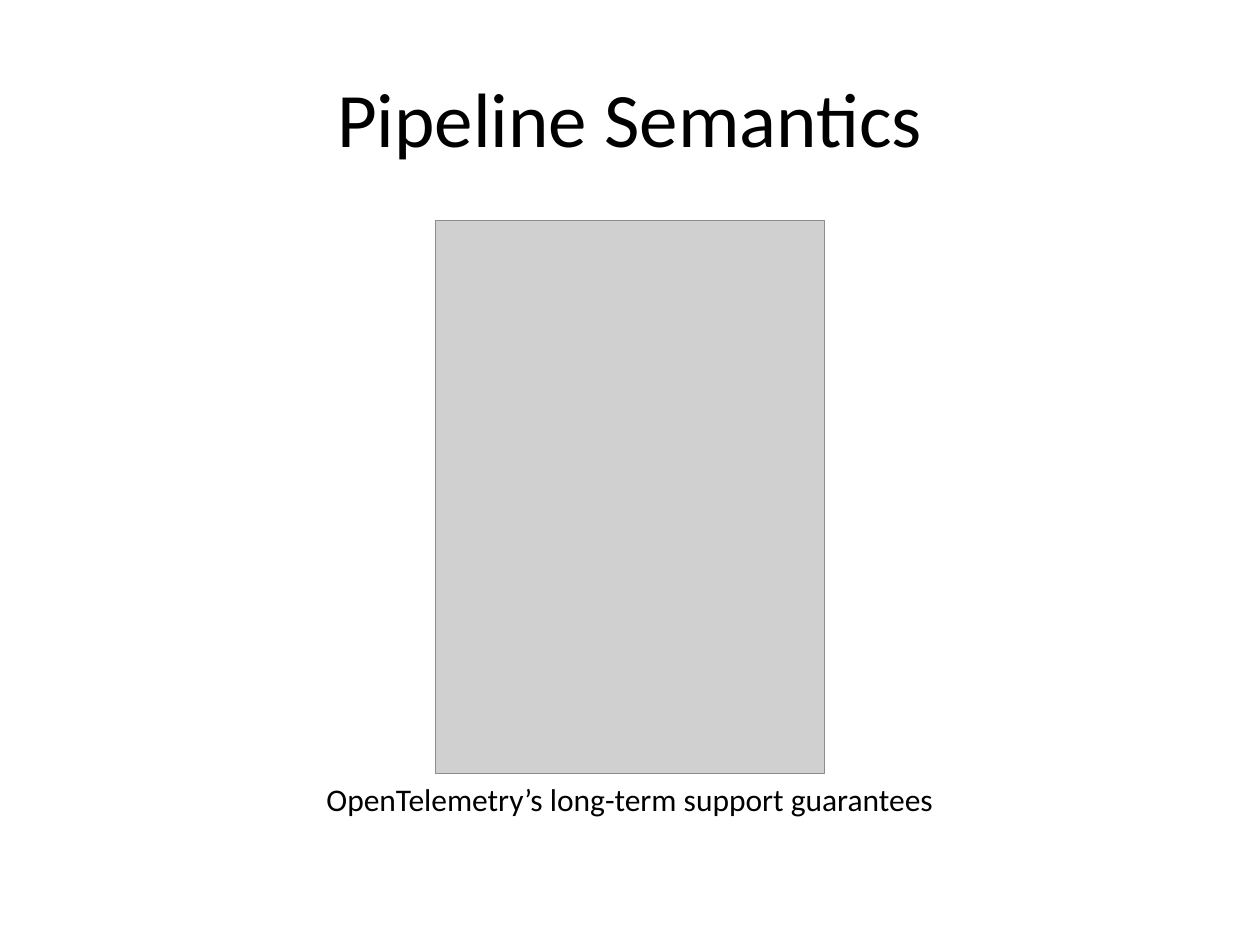
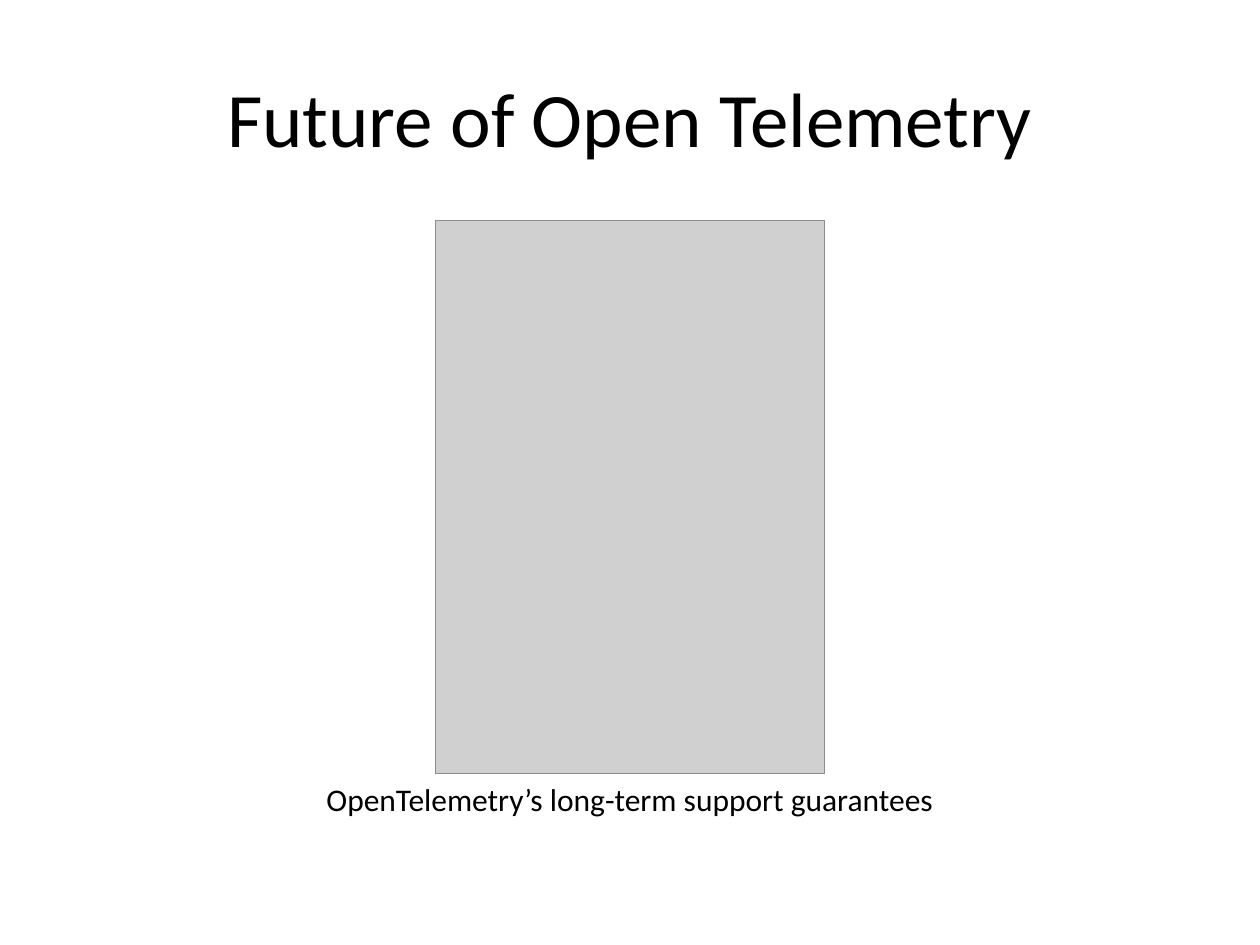
Before and after one commit to rhildred/INFO8985, a slide deck: slide 11 of monolith_instrumenting/slides.pptx (slide 8 before the commit). Drawn at 1260x945 pixels with LibreOffice and Linux fonts; fonts in the diff are those of the drawing; grey boxes stand for pictures. Boxes give left, top, right and bottom in pixels: in the first picture for what was removed or moved away, otherwise in the second. Text is boxed around its words. In the diff, an @@ line names an element or a change of style, - is before the commit and + after.

```diff
--- a/monolith_instrumenting/slides.pptx
+++ b/monolith_instrumenting/slides.pptx
@@ title at (x1=227, y1=93, x2=1031, y2=160): text changed @@
-Pipeline Semantics
+Future of Open Telemetry
```
Also in this commit, not shown: 12 slides added, 13 other files.
